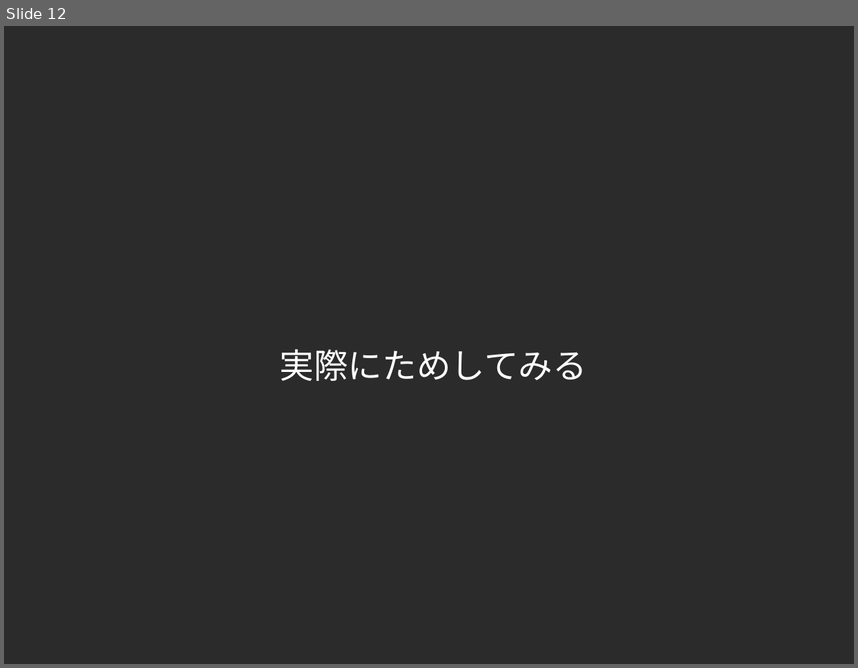
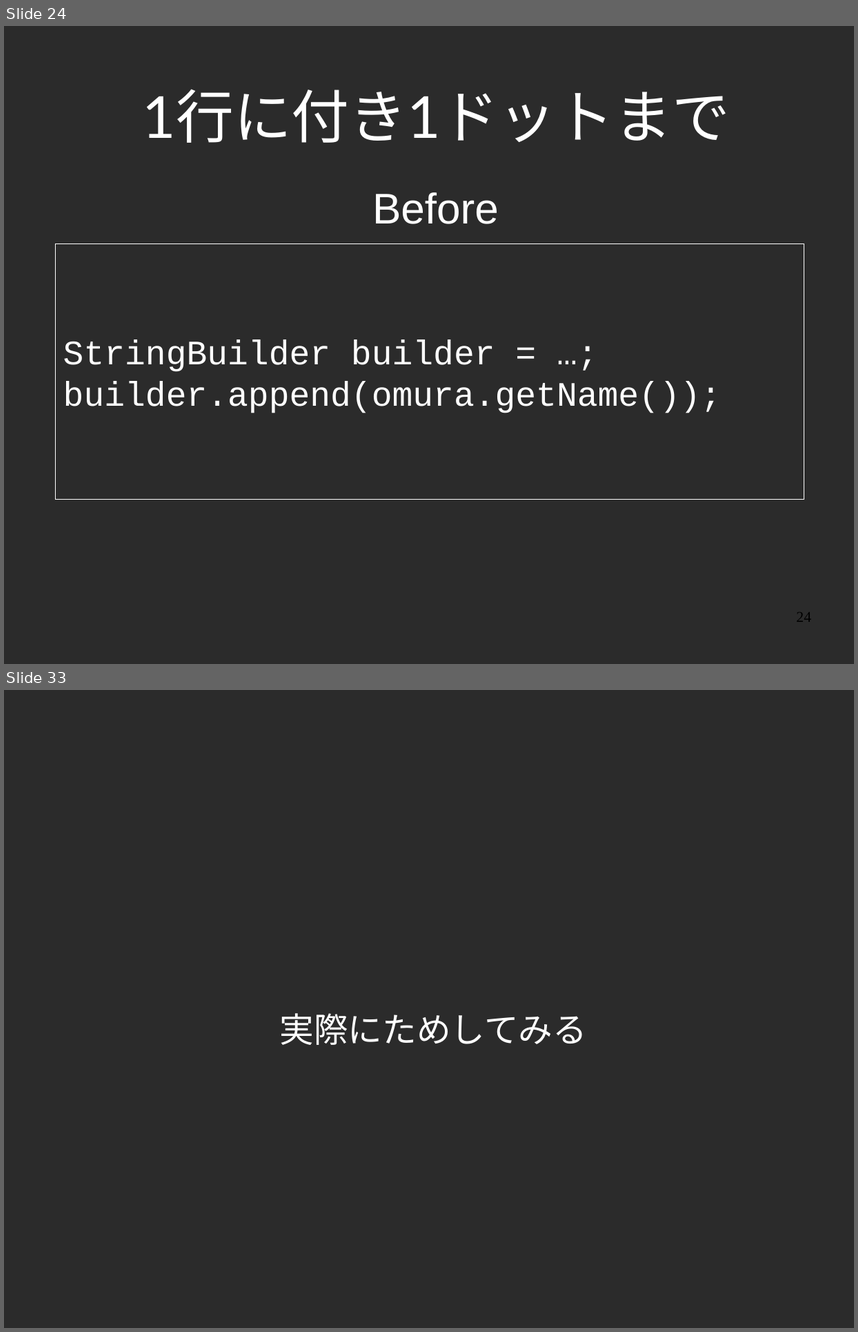
Before and after one commit to yojik/yojik-lib, a slide deck: 2009devsumi/oo_exercise/doc/devsum.odp. Shown one above the other, each under a label of ours: slide 12 before the commit, slides 24 and 33 after it; the slides between them are not shown. The pictures are 858x668 and 858x1332 pixels, drawn with LibreOffice and Linux fonts; fonts in the diff are those of the drawing; background and template pictures are left out; a plain dark background stands for a picture behind light text. Boxes give left, top, right and bottom in pixels: in the first picture for what was removed or moved away, otherwise in the second. Text is boxed around its words. In the diff, an @@ line names an element or a change of style, - is before the commit and + after.

Commit message:
一旦コミット

```diff
--- a/2009devsumi/oo_exercise/doc/devsum.odp
+++ b/2009devsumi/oo_exercise/doc/devsum.odp
@@ slide 24 added at (4,26,854,664), background picture (left out) @@
@@ title added at (143,89,731,143), 54 pt, text #FFFFFF @@
+1行に付き1ドットまで
@@ text added at (372,192,499,224), 40 pt, text #FFFFFF @@
+Before
@@ rectangle added at (56,243,804,499), outline #FFFFFF 0.74 pt, 32 pt, text #FFFFFF @@
+StringBuilder builder = …;
+builder.append(omura.getName());
@@ page number added at (796,612,811,621), 14 pt, text #000000 @@
+24
@@ what was slide 12 is now slide 33 @@
```
Also in this commit, not shown: 7 slides changed, 20 other slides added.
